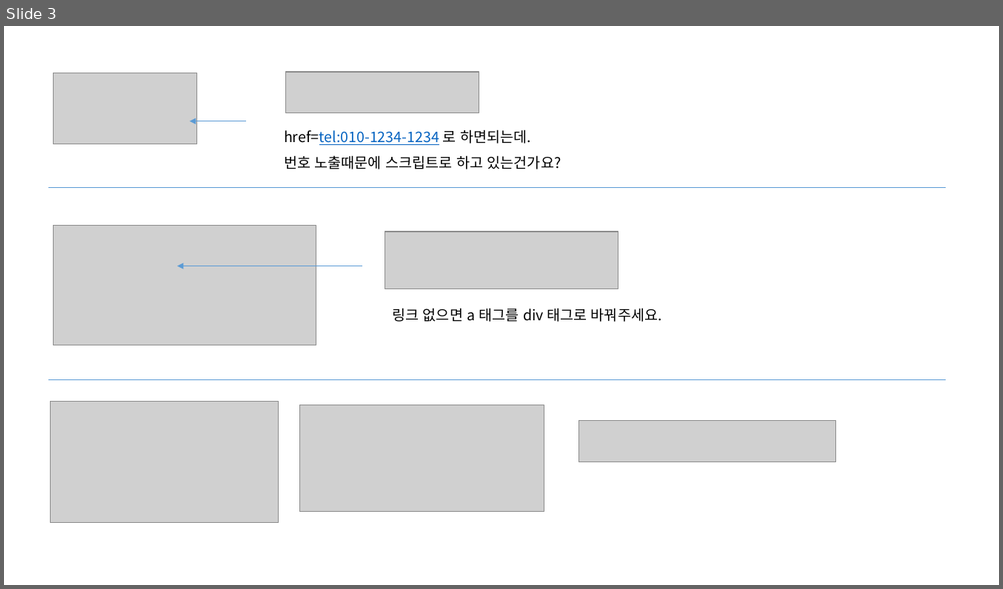
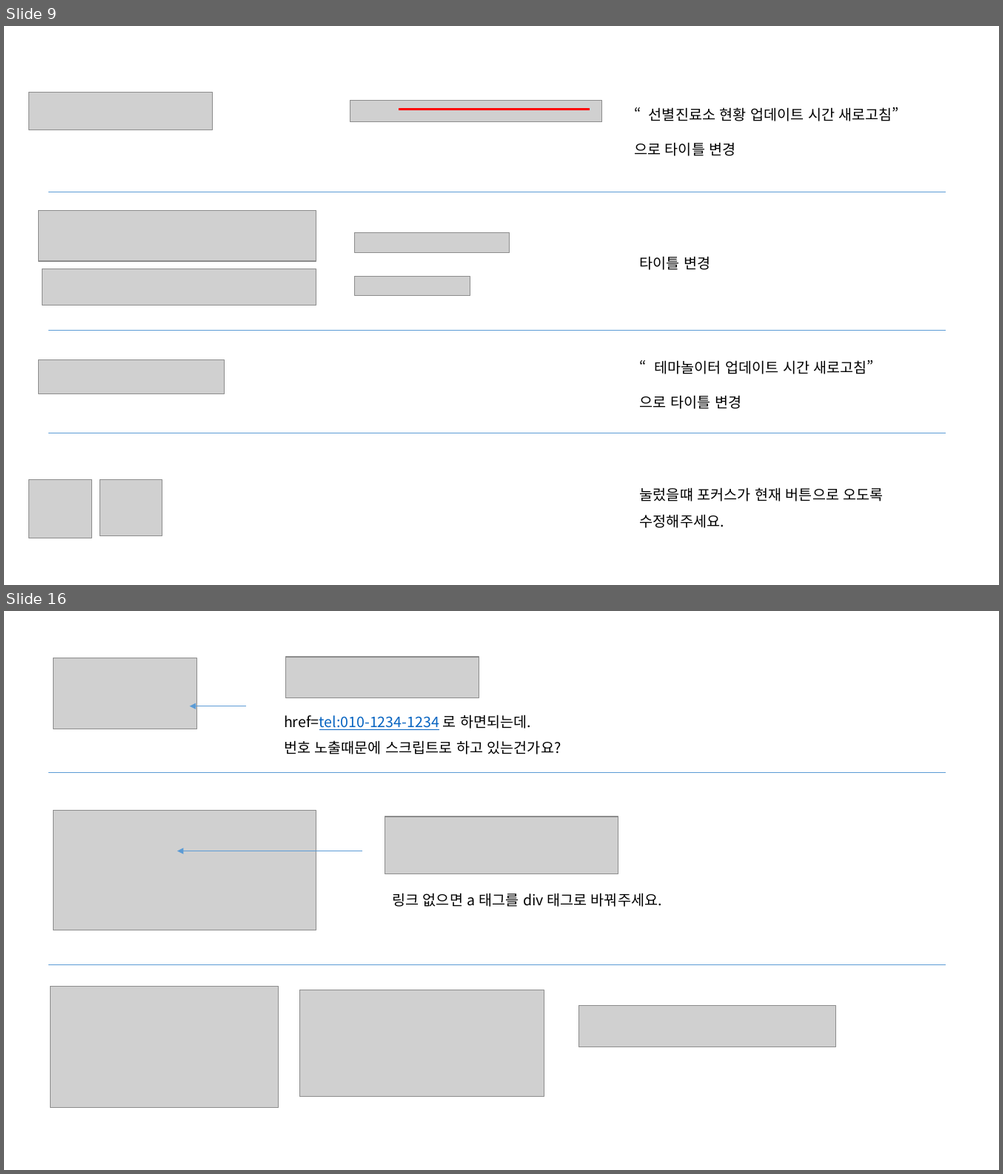
Before and after one commit to jeoungGyy/sejong, a slide deck: ppt/웹접근성 오류 체크(운영).pptx. Shown one above the other, each under a label of ours: slide 3 before the commit, slides 9 and 16 after it; the slides between them are not shown. The pictures are 1003x589 and 1003x1174 pixels, drawn with LibreOffice and Linux fonts; fonts in the diff are those of the drawing; grey boxes stand for pictures. Boxes give left, top, right and bottom in pixels: in the first picture for what was removed or moved away, otherwise in the second. Text is boxed around its words. In the diff, an @@ line names an element or a change of style, - is before the commit and + after.

```diff
--- a/ppt/웹접근성 오류 체크(운영).pptx
+++ b/ppt/웹접근성 오류 체크(운영).pptx
@@ slide 9 added at (4,26,999,585), background #FFFFFF @@
@@ picture added at (28,93,213,130) @@
@@ picture added at (350,101,603,122) @@
@@ line added from (398, 110) to (589, 110), #FF0000 2 pt @@
@@ text added at (634,107,899,156), 14 pt, text #000000 @@
+“선별진료소 현황 업데이트 시간 새로고침”
+으로 타이틀 변경
@@ line added from (48, 192) to (945, 192), #5B9BD5 0.5 pt @@
@@ picture added at (38,211,316,262) @@
@@ picture added at (355,232,509,253) @@
@@ picture added at (42,269,316,306) @@
@@ text added at (640,256,711,270), 14 pt, text #000000 @@
+타이틀 변경
@@ picture added at (355,277,469,296) @@
@@ line added from (48, 330) to (945, 330), #5B9BD5 0.5 pt @@
@@ picture added at (38,360,224,394) @@
@@ text added at (640,360,874,409), 14 pt, text #000000 @@
+“테마놀이터 업데이트 시간 새로고침”
+으로 타이틀 변경
@@ line added from (48, 434) to (945, 434), #5B9BD5 0.5 pt @@
@@ picture added at (28,480,91,539) @@
@@ picture added at (100,480,162,537) @@
@@ text added at (640,488,883,528), 14 pt, text #000000 @@
+눌렀을떄 포커스가 현재 버튼으로 오도록
+수정해주세요.
@@ what was slide 3 is now slide 16 @@
```
Also in this commit, not shown: 1 slide changed, 18 other slides added, 2 slides removed, 4 other files.
